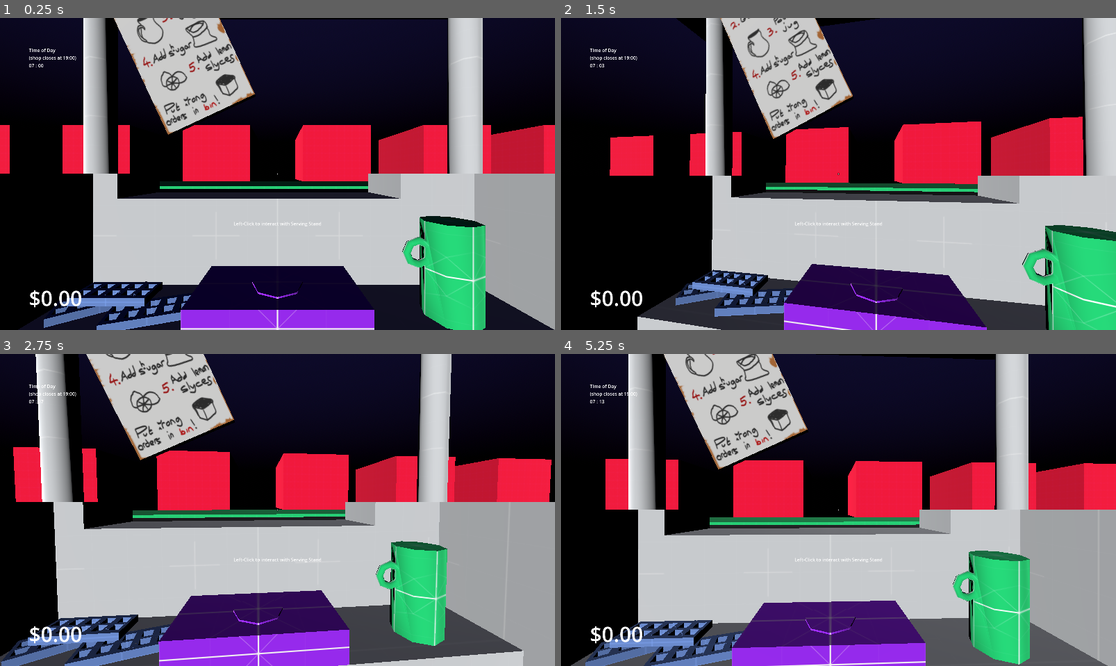
Above: before the commit, frames 1-4 (two rows, left to right).
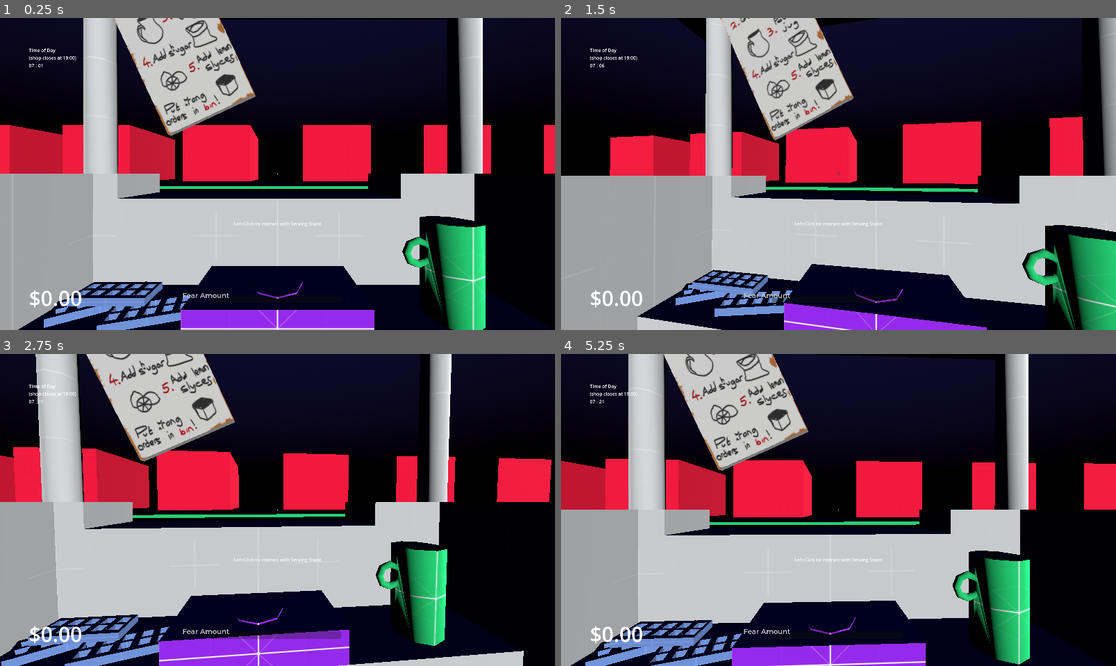
Above: after the commit, the same moments.

Repository: joshuaclarkuk/ProjectLemonade
Game: Godot game, scene res://Levels/main.tscn
Two runs of this game, one before a commit and one after it. Both use one fixed random seed, a clock stepped at 60 frames per second and the inputs below. This scene is started directly instead of the project's main scene.
Inputs (mouse positions are in pixels of both pictures, inside the frame that each line leads up to):
- Up to frame 1 (0.25 s): no input
- Up to frame 2 (1.5 s): tap Enter at 0.5, 1.25 s; move the mouse to (866, 174) at 0.52 s; press the mouse at (866, 174) at 0.53 s; move the mouse to (810, 174) at 1.27 s; release the mouse at (810, 174) at 1.28 s; click (810, 174) at 1.35 s
- Up to frame 3 (2.75 s): tap Enter at 2 s; move the mouse to (288, 503) at 2.02 s; press the mouse at (288, 503) at 2.03 s
- Up to frame 4 (5.25 s): tap Enter at 2.75, 3.5, 4.25 s; move the mouse to (832, 516) at 2.77 s; release the mouse at (832, 516) at 2.78 s; click (832, 516) at 2.85 s; move the mouse to (877, 513) at 3.52 s; press the mouse at (877, 513) at 3.53 s; move the mouse to (794, 506) at 4.27 s; release the mouse at (794, 506) at 4.28 s; click (794, 506) at 4.35 s; move the mouse to (844, 510) at 5.02 s; press the mouse at (844, 510) at 5.03 s

The runs differ from the first frame. In frame 1, 30% of the frame differs, in the area x 0-100%, y 0-100%; in frame 2, 35%; in frame 3, 39%; in frame 4, 39%.

Commit message:
Basic Radial Timer Working
Zombies now get impatient in queue and add fear to player if they're in the queue for more than 5 seconds

Diff:
--- a/Levels/main.tscn
+++ b/Levels/main.tscn
@@ -37,7 +37,6 @@
 [node name="Main" type="Node3D"]
 script = ExtResource("1_t6mj7")
 zombie = ExtResource("5_1hf5j")
-max_time_in_day = 270.0
 
 [node name="Environment" type="Node3D" parent="."]
 
@@ -45,7 +44,7 @@
 environment = SubResource("Environment_6w4mx")
 
 [node name="Sun" type="DirectionalLight3D" parent="Environment"]
-transform = Transform3D(0.866026, -7.57103e-08, 0.5, -8.74228e-08, -1, 0, 0.5, -4.37114e-08, -0.866026, 0, 0, 0)
+transform = Transform3D(0.866026, 7.57103e-08, -0.5, 8.74228e-08, -1, 0, -0.5, -4.37114e-08, -0.866026, 0, 0, 0)
 
 [node name="AudioPlayers" type="Node" parent="."]
 
--- a/Player/player.tscn
+++ b/Player/player.tscn
@@ -1,8 +1,9 @@
-[gd_scene load_steps=7 format=3 uid="uid://7b4lgevh5krm"]
+[gd_scene load_steps=8 format=3 uid="uid://7b4lgevh5krm"]
 
 [ext_resource type="Script" path="res://Scripts/Player/player.gd" id="1_xuf3f"]
 [ext_resource type="Script" path="res://Scripts/Player/smooth_camera.gd" id="2_vw5h8"]
 [ext_resource type="Texture2D" uid="uid://dy1hydavrxcs0" path="res://Assets/Textures/crosshair001.png" id="3_2ch81"]
+[ext_resource type="LabelSettings" uid="uid://d4fl2tpapuv5y" path="res://Themes/default_label_settings.tres" id="4_76tog"]
 
 [sub_resource type="CapsuleShape3D" id="CapsuleShape3D_rfkup"]
 radius = 0.4
@@ -125,3 +126,37 @@
 [node name="DayTimerLabelMinutes" type="Label" parent="GameUI/VBoxContainer/DayTimerLabelContainer"]
 layout_mode = 2
 text = "00"
+
+[node name="FearBar" type="ProgressBar" parent="GameUI"]
+modulate = Color(0.885046, 0.8849, 0, 1)
+layout_mode = 1
+anchors_preset = 7
+anchor_left = 0.5
+anchor_top = 1.0
+anchor_right = 0.5
+anchor_bottom = 1.0
+offset_left = -230.0
+offset_top = -120.0
+offset_right = 221.0
+offset_bottom = -93.0
+grow_horizontal = 2
+grow_vertical = 0
+show_percentage = false
+
+[node name="FearLabel" type="Label" parent="GameUI"]
+layout_mode = 1
+anchors_preset = 7
+anchor_left = 0.5
+anchor_top = 1.0
+anchor_right = 0.5
+anchor_bottom = 1.0
+offset_left = -367.0
+offset_top = -140.0
+offset_right = -129.0
+offset_bottom = -99.0
+grow_horizontal = 2
+grow_vertical = 0
+text = "Fear Amount"
+label_settings = ExtResource("4_76tog")
+horizontal_alignment = 1
+vertical_alignment = 1
--- a/Scripts/Global/game_manager.gd
+++ b/Scripts/Global/game_manager.gd
@@ -19,4 +19,15 @@
 	LEMON
 }
 
+var player: Player
+var player_camera: Camera3D
+
 var is_mouse_inverted: bool = false
+
+
+func set_player(new_player: Player) -> void:
+	player = new_player
+
+
+func set_camera(new_camera: Camera3D) -> void:
+	player_camera = new_camera
--- a/Scripts/Player/player.gd
+++ b/Scripts/Player/player.gd
@@ -8,10 +8,11 @@
 @onready var combo_label: Label = $GameUI/MoneyMadeLabel/ComboLabel
 @onready var day_timer_label_hours: Label = $GameUI/VBoxContainer/DayTimerLabelContainer/DayTimerLabelHours
 @onready var day_timer_label_minutes: Label = $GameUI/VBoxContainer/DayTimerLabelContainer/DayTimerLabelMinutes
-
+@onready var fear_bar: ProgressBar = $GameUI/FearBar
 
 @export_range(0.001, 0.005) var mouse_sensitivity: float = 0.002
 @export var combo_multiplier_to_add: float = 0.2
+@export var max_fear_before_game_over: int = 20
 
 var mouse_motion: Vector2 = Vector2.ZERO
 var object_to_interact_with: Interactable = null
@@ -20,9 +21,14 @@
 var current_multiplier: float = 1.0
 var perfect_orders_in_a_row: int = 0
 
+var fear_amount: int = 0
+
+signal fear_at_max
+
 
 func _ready() -> void:
 	Input.mouse_mode = Input.MOUSE_MODE_CAPTURED
+	GameManager.set_player(self)
 
 	# Needs changing to be set via UI
 	GameManager.is_mouse_inverted = true
@@ -31,6 +37,11 @@
 	money_made = 0.0
 	combo_label.set_visible(false)
 	update_money_UI()
+
+	# Initialise fear bar
+	fear_bar.min_value = 0
+	fear_bar.max_value = max_fear_before_game_over
+	fear_bar.step = 1
 
 
 func _physics_process(delta: float) -> void:
@@ -105,6 +116,15 @@
 	update_money_UI()
 
 
+func increase_fear_amount() -> void:
+	fear_amount += 1
+	fear_bar.value = fear_amount
+	print("Player fear amount: ", str(fear_amount))
+
+	if fear_amount >= max_fear_before_game_over:
+		fear_at_max.emit()
+
+
 func end_day() -> void:
 	game_ui.set_visible(false)
 	Input.mouse_mode = Input.MOUSE_MODE_VISIBLE
--- a/Scripts/Zombie/zombie.gd
+++ b/Scripts/Zombie/zombie.gd
@@ -7,11 +7,15 @@
 @onready var sugar_tick: TextureRect = $IngredientRequestUI/Panel/GridContainer/SugarTick
 @onready var lemon_tick: TextureRect = $IngredientRequestUI/Panel/GridContainer/LemonTick
 @onready var time_until_money_ticks_down: Timer = $TimeUntilMoneyTicksDown
-
+@onready var wait_in_queue_timer: Timer = $WaitInQueueTimer
+@onready var wait_in_queue_panel: PanelContainer = $WaitInQueueUI/WaitInQueuePanel
+@onready var wait_in_queue_radial: TextureProgressBar = $WaitInQueueUI/WaitInQueuePanel/WaitInQueueRadial
 
 @export var walk_speed: float = 5.0
 @export var max_reward: float = 0.5
 @export var lowest_reward: float = 0.1
+
+var character_collider: CollisionShape3D
 
 var queue_point: QueuePoint = null
 var queue_point_location: Vector3 = Vector3.ZERO
@@ -25,13 +29,17 @@
 
 var is_losing_money: bool = false
 var final_reward: float = 0.0
+var day_is_ended: bool = false
 
 signal pay_player(amount_to_pay: float, perfect_order: bool)
 signal is_at_front_of_queue
 signal is_leaving_front_of_queue
+signal issue_fear_signal
 
 
 func _ready() -> void:
+	character_collider = get_node("Collider")
+
 	# Create ingredient list (Note first two options always have to be true
 	requested_ingredient_list.append(GameManager.LemonadeState.EMPTY)
 	requested_ingredient_list.append(GameManager.LemonadeState.LEMONADE)
@@ -41,10 +49,12 @@
 
 	print("Requested ingredients: ", str(requested_ingredient_list))
 
-	#Initialise recipe dictionary
+	# Initialise recipe dictionary
 	for ingredient in requested_ingredient_list:
 		requested_ingredient_list_dict[ingredient] = false
 
+	# Initialise UI elements
+	wait_in_queue_radial.set_visible(false)
 	ingredient_request_ui.set_visible(false)
 	final_reward = max_reward
 
@@ -61,10 +71,18 @@
 		final_reward -= 0.1 * delta # Removes ten cents every second
 		if final_reward < lowest_reward:
 			final_reward = lowest_reward
-		print(name, ": Max reward: ", str(final_reward))
+
+	# Update patience timer radial
+	if !wait_in_queue_timer.is_stopped():
+		wait_in_queue_radial.value = wait_in_queue_timer.time_left
+		update_radial_timer_position()
 
 
 func move_to_queue_point_and_display_recipe() -> void:
+	if !wait_in_queue_timer.is_stopped():
+		wait_in_queue_timer.stop()
+		wait_in_queue_radial.set_visible(false)
+
 	var direction_to_travel = (queue_point_location - global_position).normalized()
 	velocity = direction_to_travel * walk_speed
 
@@ -76,6 +94,11 @@
 			is_at_front_of_queue.emit()
 			display_recipe_request()
 			time_until_money_ticks_down.start()
+		# Queue Timer Stuff
+		else:
+			if !day_is_ended:
+				wait_in_queue_timer.start()
+				wait_in_queue_radial.set_visible(true)
 
 
 func move_to_leave_point_and_disappear() -> void:
@@ -146,7 +169,8 @@
 		else:
 			pay_player.emit(final_reward, false)
 	else:
-		print("Drink NOT correct, no money received")
+		print("Drink NOT correct, ", name, ": emitted fear signal")
+		issue_fear_signal.emit()
 
 	queue_point.is_occupied = false
 	is_moving_to_queue_point = false
@@ -174,11 +198,31 @@
 		tick_texture.texture = CROSS
 
 
+func update_radial_timer_position() -> void:
+	var panel_size = Vector2(wait_in_queue_panel.get_size().x / 2, wait_in_queue_panel.get_size().y)
+	#var height_of_zombie_head: Vector3 = Vector3(global_position + Vector3(0.0, character_collider.get_shape().get_height(), 0.0))
+	var height_of_zombie_head: Vector3 = Vector3(global_position + Vector3(0.0, 0.0, 0.0))
+	wait_in_queue_panel.set_position(GameManager.player_camera.unproject_position(height_of_zombie_head) - panel_size)
+
+
 func _on_time_until_money_ticks_down_timeout() -> void:
 	is_losing_money = true
 
 
+func _on_wait_in_queue_timer_timeout() -> void:
+	if !day_is_ended:
+		issue_fear_signal.emit()
+		print(name, ": emitted fear signal")
+		wait_in_queue_timer.start()
+
+
 func end_day() -> void:
+	day_is_ended = true
+	if !wait_in_queue_timer.is_stopped():
+		wait_in_queue_timer.stop()
+
+	wait_in_queue_radial.set_visible(false)
+
 	if ingredient_request_ui.is_visible():
 		ingredient_request_ui.set_visible(false)
 	set_physics_process(false)
--- a/Scripts/main.gd
+++ b/Scripts/main.gd
@@ -49,6 +49,10 @@
 
 
 func _ready() -> void:
+	#Initialise GameManager variables
+	GameManager.set_player(player)
+	GameManager.set_camera(player.get_node("CameraPivot/SmoothCamera"))
+
 	# Get reference to Tool_Manager
 	tool_manager = lemonade_stand.get_node("ObjectManager")
 	if !tool_manager:
@@ -88,6 +92,7 @@
 	# Connect signals
 	tool_manager.drink_served.connect(serve_zombie_at_front_of_queue)
 	day_has_ended.connect(player.end_day)
+	player.fear_at_max.connect(end_day)
 
 
 func _process(delta: float) -> void:
@@ -97,12 +102,13 @@
 		if time_left_in_day <= 0.0:
 			end_day()
 
-	# Rotate sun
-	sun_current_rotation += sun_rotation_increment * delta
-	if sun_current_rotation > 360.0:
-		sun_current_rotation = 360.0
-
-	sun.rotation_degrees.x = sun_current_rotation
+	if !day_has_ended:
+		# Rotate sun
+		sun_current_rotation += sun_rotation_increment * delta
+		if sun_current_rotation > 360.0:
+			sun_current_rotation = 360.0
+
+		sun.rotation_degrees.x = sun_current_rotation
 
 
 func _input(event: InputEvent) -> void:
@@ -178,6 +184,7 @@
 	zombie_instance.pay_player.connect(player.get_paid_and_update_UI)
 	zombie_instance.is_at_front_of_queue.connect(tool_manager.set_can_serve_zombie.bind(true)) # Prevents game-breaking bug where you serve an empty space
 	zombie_instance.is_leaving_front_of_queue.connect(tool_manager.set_can_serve_zombie.bind(false))
+	zombie_instance.issue_fear_signal.connect(player.increase_fear_amount)
 	day_has_ended.connect(zombie_instance.end_day)
 
 
--- a/Themes/default_label_settings.tres
+++ b/Themes/default_label_settings.tres
@@ -4,5 +4,5 @@
 
 [resource]
 font = ExtResource("1_rlanx")
-font_size = 72
-font_color = Color(0.0214346, 0.0214346, 0.0214346, 1)
+font_size = 24
+font_color = Color(0.779291, 0.779291, 0.779291, 1)
--- a/Zombie/zombie.tscn
+++ b/Zombie/zombie.tscn
@@ -1,14 +1,18 @@
-[gd_scene load_steps=8 format=3 uid="uid://cy5djbhk8fxak"]
+[gd_scene load_steps=11 format=3 uid="uid://cy5djbhk8fxak"]
 
 [ext_resource type="Script" path="res://Scripts/Zombie/zombie.gd" id="1_bxugx"]
 [ext_resource type="Material" uid="uid://b8iivym2k1tue" path="res://Materials/Prototyping/prototyping_green.tres" id="2_li8pc"]
 [ext_resource type="Texture2D" uid="uid://dl84uby2t8gld" path="res://Assets/Textures/ZombieUI/IceCubeSprite.png" id="3_vpgqq"]
 [ext_resource type="Texture2D" uid="uid://buvm2wwtpmlf2" path="res://Assets/Textures/ZombieUI/SugarSprite.png" id="4_o0tst"]
 [ext_resource type="Texture2D" uid="uid://b5m2meaq67fs" path="res://Assets/Textures/ZombieUI/Lemon.png" id="5_g4q8f"]
+[ext_resource type="Texture2D" uid="uid://t66jrqql36ky" path="res://Assets/Textures/ZombieUI/transparent_circle.png" id="6_c0h21"]
+[ext_resource type="Texture2D" uid="uid://nvvesla7g3fl" path="res://Assets/Textures/ZombieUI/red_circle.png" id="7_6ppf5"]
 
 [sub_resource type="CapsuleShape3D" id="CapsuleShape3D_uhe8y"]
 
 [sub_resource type="CapsuleMesh" id="CapsuleMesh_vt3mw"]
+
+[sub_resource type="StyleBoxEmpty" id="StyleBoxEmpty_62t1y"]
 
 [node name="Zombie" type="CharacterBody3D"]
 collision_layer = 8
@@ -72,4 +76,42 @@
 wait_time = 4.0
 one_shot = true
 
+[node name="WaitInQueueTimer" type="Timer" parent="."]
+wait_time = 5.0
+one_shot = true
+
+[node name="WaitInQueueUI" type="Control" parent="."]
+layout_mode = 3
+anchors_preset = 15
+anchor_right = 1.0
+anchor_bottom = 1.0
+grow_horizontal = 2
+grow_vertical = 2
+
+[node name="WaitInQueuePanel" type="PanelContainer" parent="WaitInQueueUI"]
+layout_mode = 1
+anchors_preset = 8
+anchor_left = 0.5
+anchor_top = 0.5
+anchor_right = 0.5
+anchor_bottom = 0.5
+offset_left = -128.0
+offset_top = -128.0
+offset_right = 128.0
+offset_bottom = 128.0
+grow_horizontal = 2
+grow_vertical = 2
+scale = Vector2(0.5, 0.5)
+theme_override_styles/panel = SubResource("StyleBoxEmpty_62t1y")
+
+[node name="WaitInQueueRadial" type="TextureProgressBar" parent="WaitInQueueUI/WaitInQueuePanel"]
+layout_mode = 2
+max_value = 5.0
+step = 0.1
+value = 5.0
+fill_mode = 5
+texture_under = ExtResource("7_6ppf5")
+texture_progress = ExtResource("6_c0h21")
+
 [connection signal="timeout" from="TimeUntilMoneyTicksDown" to="." method="_on_time_until_money_ticks_down_timeout"]
+[connection signal="timeout" from="WaitInQueueTimer" to="." method="_on_wait_in_queue_timer_timeout"]
Binary file added: Assets/Textures/ZombieUI/red_circle.png
Not shown, added: Assets/Textures/ZombieUI/red_circle.png.import
Binary file added: Assets/Textures/ZombieUI/transparent_circle.png
Not shown, added: Assets/Textures/ZombieUI/transparent_circle.png.import
